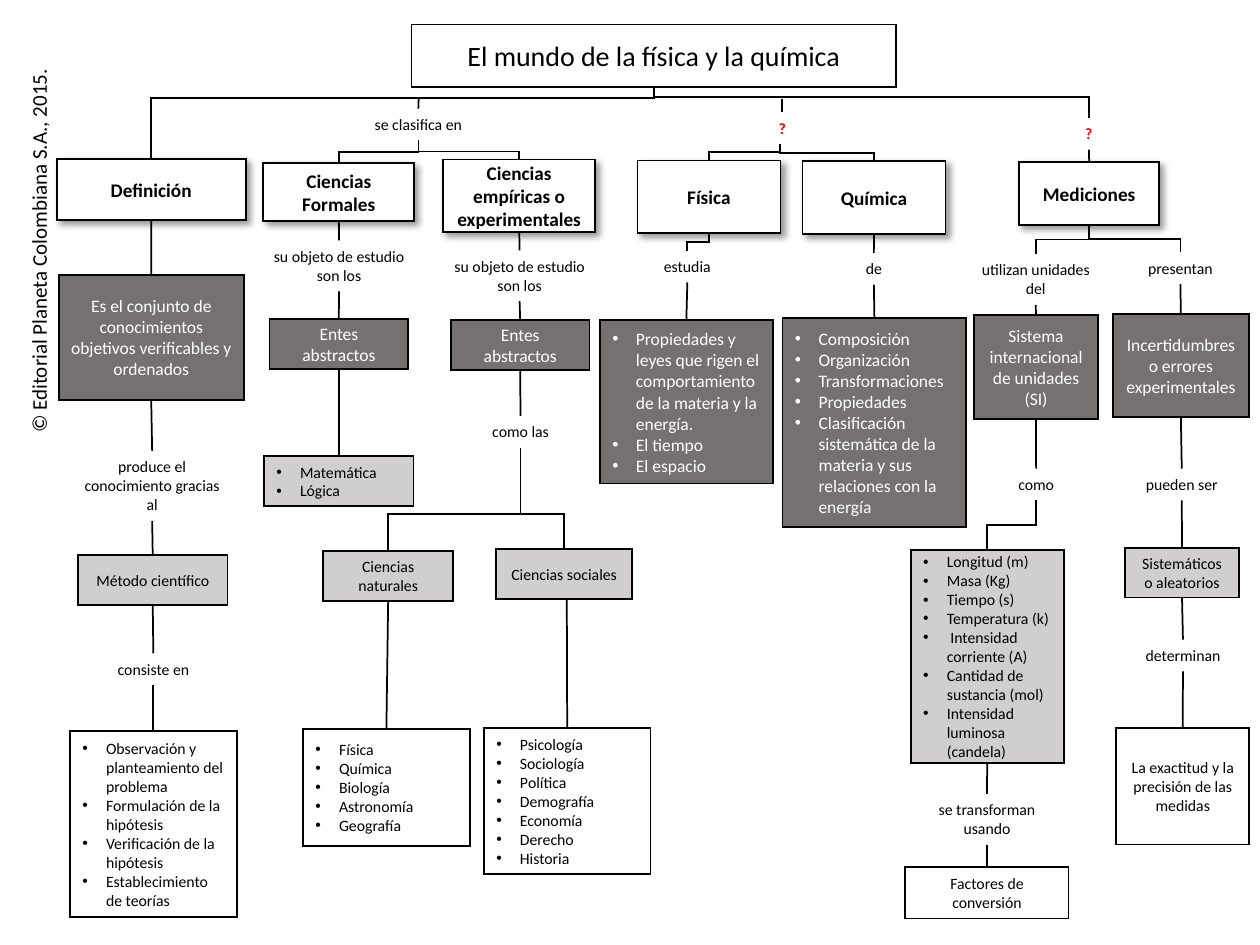
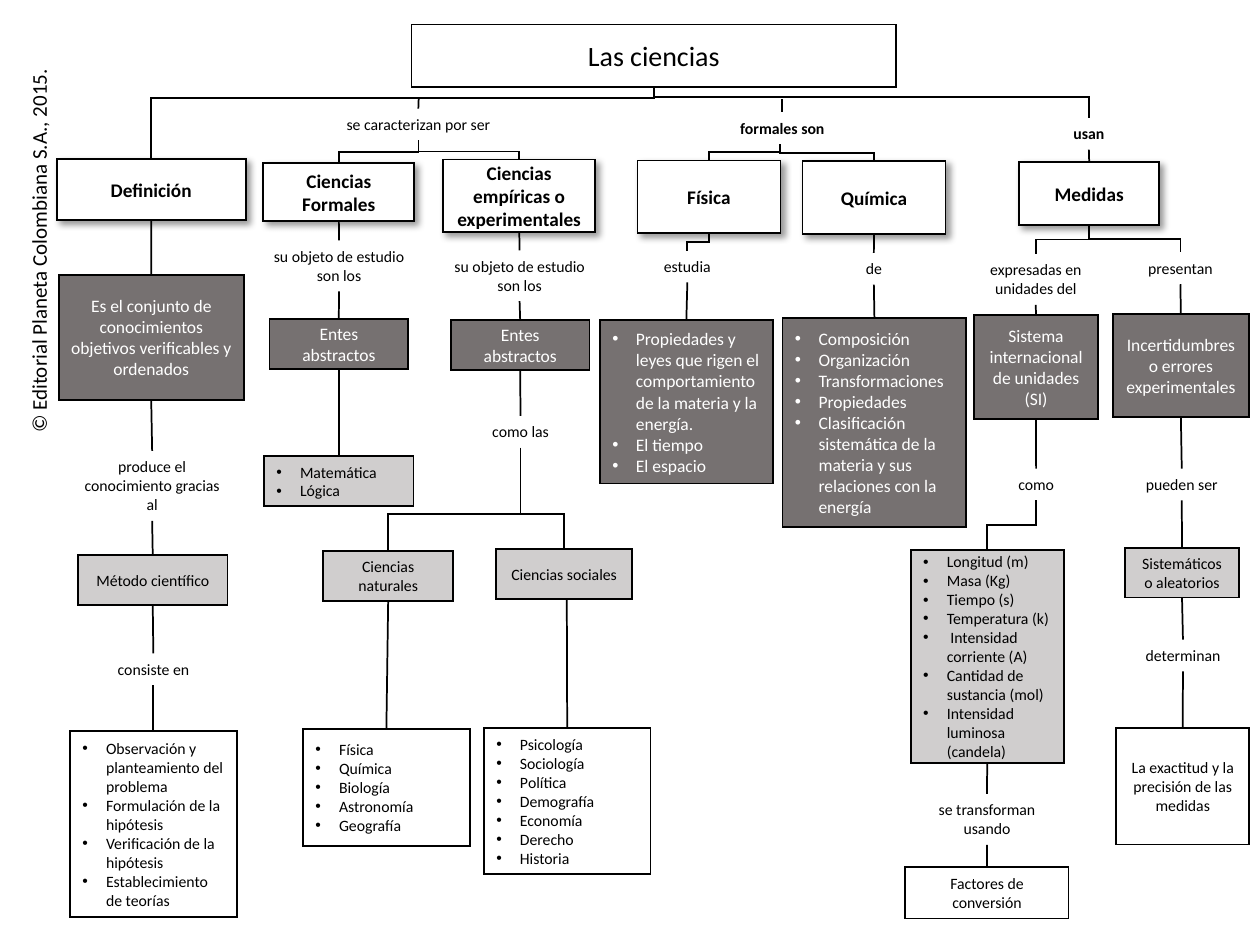
Before and after one commit to AulaPlanetaColombia/CienciasNaturales, a slide deck: slide 1 of fuentes/contenidos/grado10/guion01/CN_10_01.pptx. Drawn at 1260x945 pixels with LibreOffice and Linux fonts; fonts in the diff are those of the drawing; background and template pictures are left out. Boxes give left, top, right and bottom in pixels: in the first picture for what was removed or moved away, otherwise in the second. Text is boxed around its words. In the diff, an @@ line names an element or a change of style, - is before the commit and + after.

```diff
--- a/fuentes/contenidos/grado10/guion01/CN_10_01.pptx
+++ b/fuentes/contenidos/grado10/guion01/CN_10_01.pptx
@@ text in rectangle at box(588, 46, 719, 67): text changed @@
-El mundo de la física y la química
+Las ciencias
@@ text at box(347, 119, 490, 133): text changed @@
-se clasifica en
+se caracterizan por ser
@@ text at box(740, 123, 824, 134): text changed; text colour #FF0000 to #000000 @@
-?
+formales son
@@ text at box(1073, 131, 1104, 139): text changed; text colour #FF0000 to #000000 @@
-?
+usan
@@ text in rectangle at box(1055, 187, 1124, 201): text changed @@
-Mediciones
+Medidas
@@ text at box(990, 264, 1081, 294): text changed @@
-utilizan unidades del
+expresadas en unidades del
```
Also in this commit, not shown: 2 other files.
